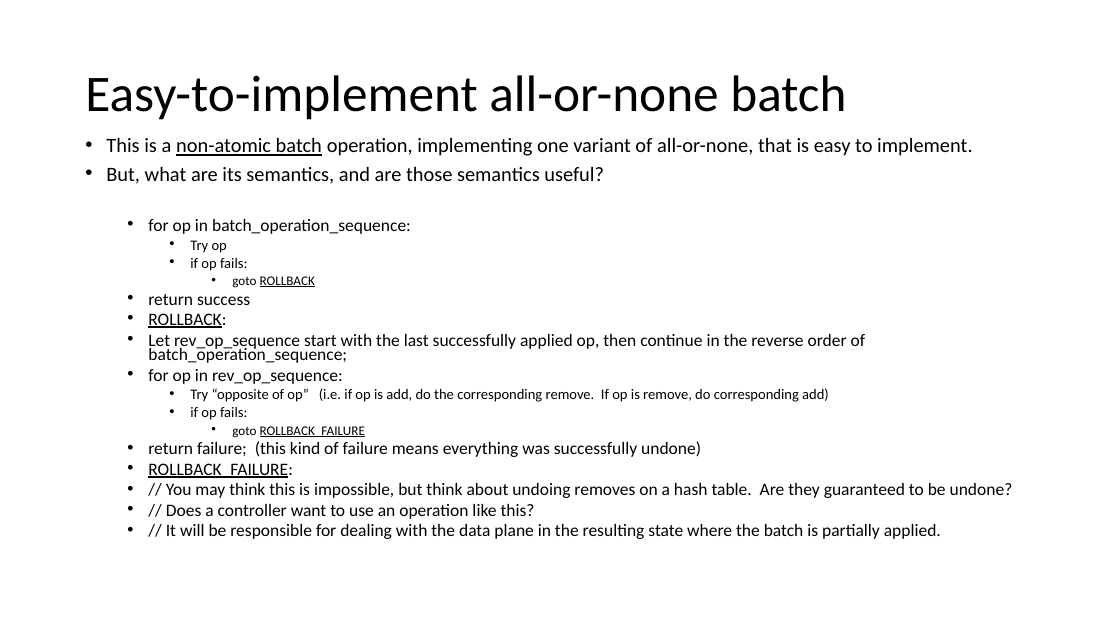
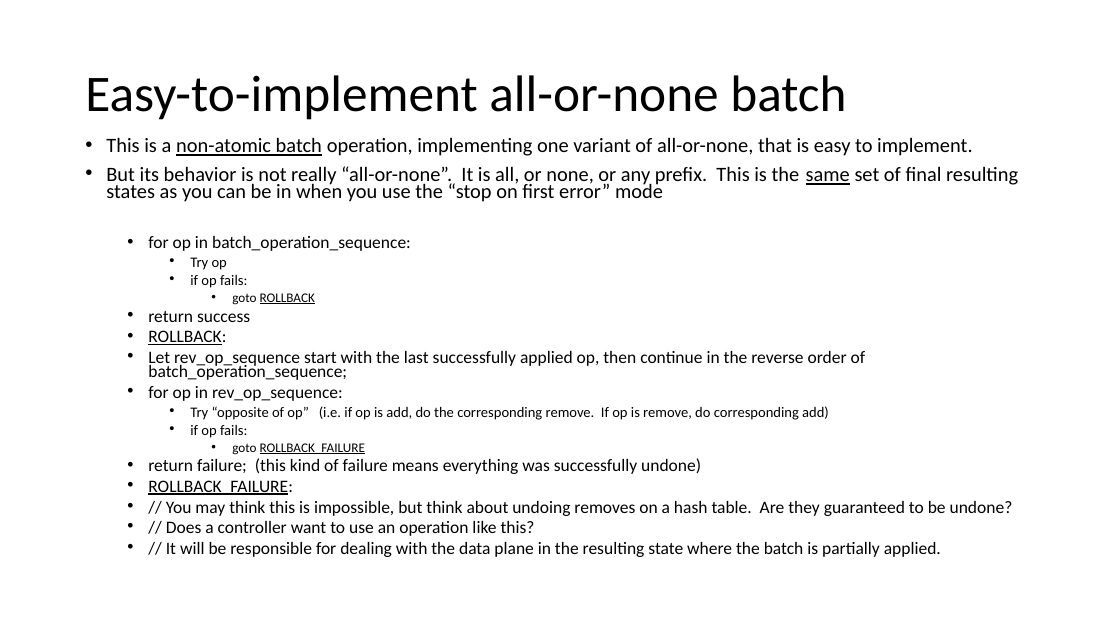
Before and after one commit to jafingerhut/p4-guide, a slide deck: slide 7 of docs/p4runtime api batch operations.pptx. Drawn at 1120x630 pixels with LibreOffice and Linux fonts; fonts in the diff are those of the drawing. Boxes give left, top, right and bottom in pixels: in the first picture for what was removed or moved away, otherwise in the second. Text is boxed around its words. In the diff, an @@ line names an element or a change of style, - is before the commit and + after.

```diff
--- a/docs/p4runtime api batch operations.pptx
+++ b/docs/p4runtime api batch operations.pptx
@@ text at (106, 166, 1018, 202): text changed @@
-• But, what are its semantics, and are those semantics useful?
+• But its behavior is not really “all-or-none”. It is all, or none, or any prefix. This is the same set of final resulting states as you can be in when you use the “stop on first error” mode
```
